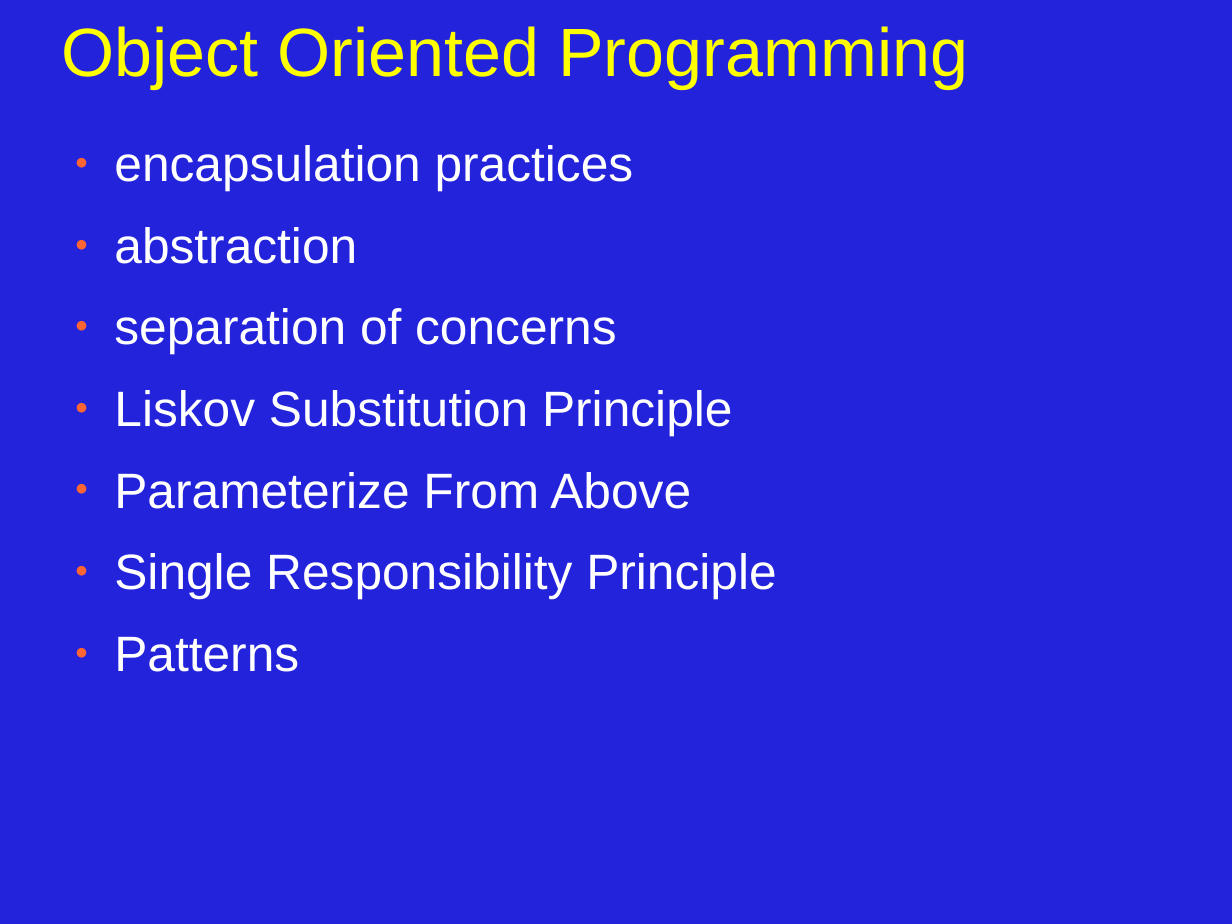
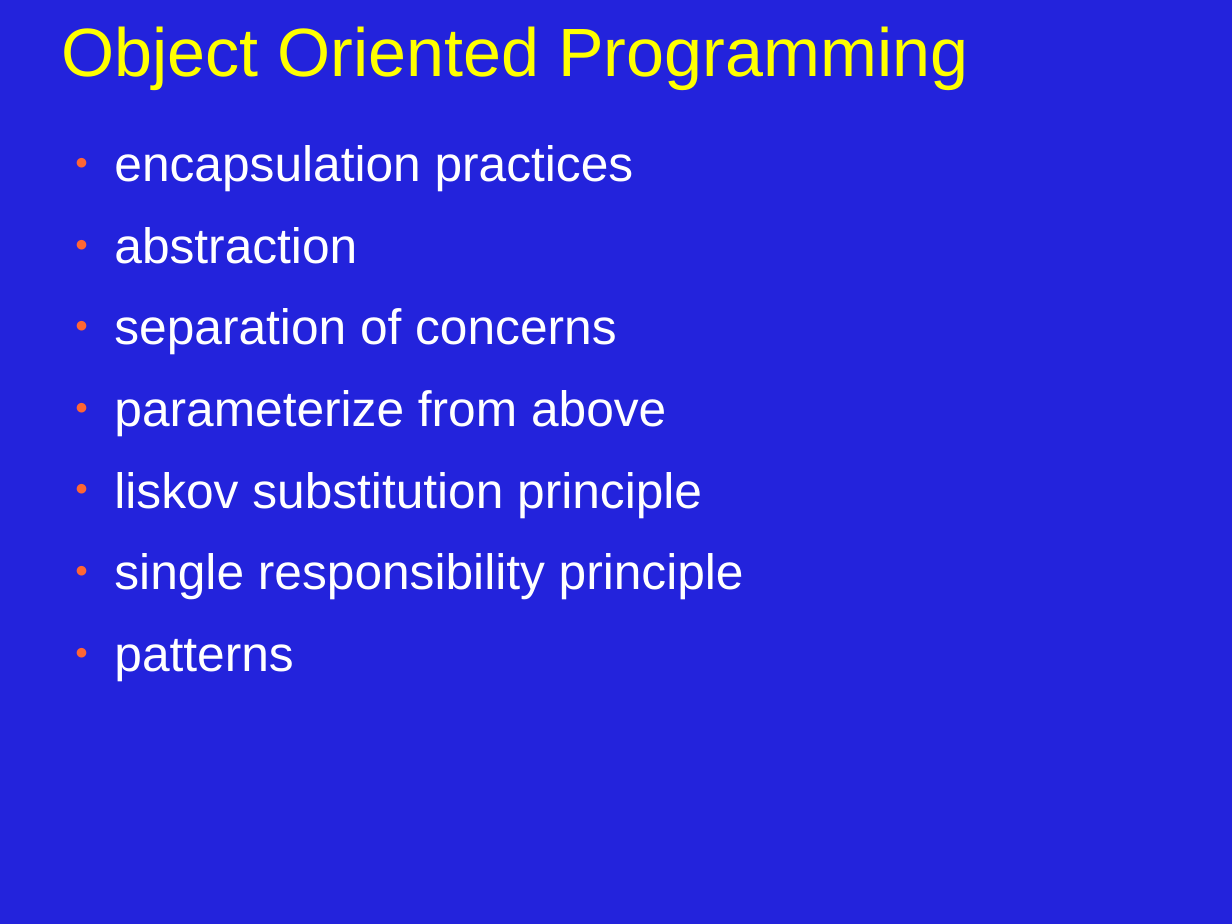
Before and after one commit to JonJagger/two-day-courses, a slide deck: slide 1 of cppf/08_Object_Oriented_Programming.odp. Drawn at 1232x924 pixels with LibreOffice and Linux fonts; fonts in the diff are those of the drawing. Boxes give left, top, right and bottom in pixels: in the first picture for what was removed or moved away, otherwise in the second. Text is boxed around its words. In the diff, an @@ line names an element or a change of style, - is before the commit and + after.

```diff
--- a/cppf/08_Object_Oriented_Programming.odp
+++ b/cppf/08_Object_Oriented_Programming.odp
@@ text at box(114, 390, 744, 680): text changed @@
-● Liskov Substitution Principle
-● Parameterize From Above
-● Single Responsibility Principle
-● Patterns
+● parameterize from above
+● liskov substitution principle
+● single responsibility principle
+● patterns
```
Also in this commit, not shown: 1 other slide changed, 6 slides added, 3 other files.
